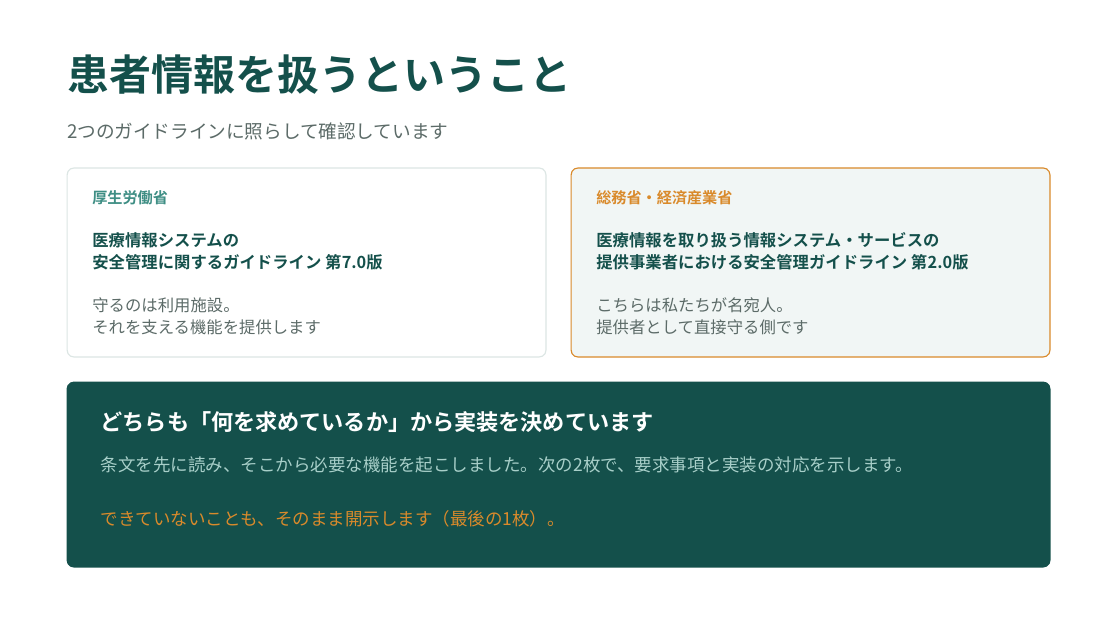
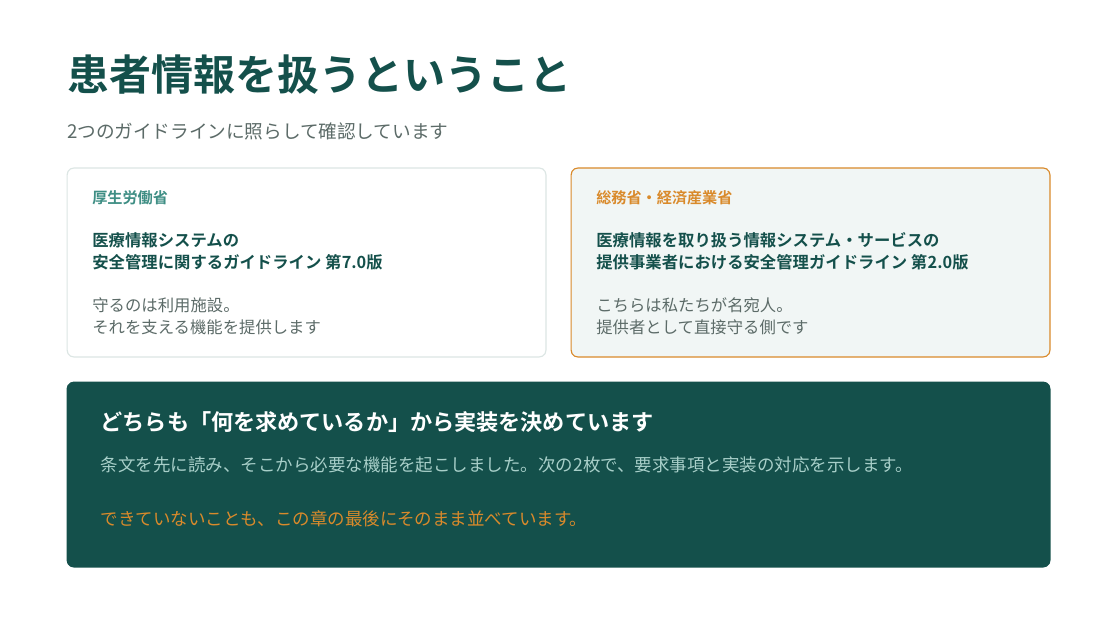
Before and after one commit to taisako082600-spec/pharmacare, a slide deck: slide 9 of PharmaCare_紹介資料.pptx. Drawn at 1120x630 pixels with LibreOffice and Linux fonts; fonts in the diff are those of the drawing. Boxes give left, top, right and bottom in pixels: in the first picture for what was removed or moved away, otherwise in the second. Text is boxed around its words. In the diff, an @@ line names an element or a change of style, - is before the commit and + after.

```diff
--- a/PharmaCare_紹介資料.pptx
+++ b/PharmaCare_紹介資料.pptx
@@ text at (101, 510, 588, 527): text changed @@
-できていないことも、そのまま開示します（最後の1枚）。
+できていないことも、この章の最後にそのまま並べています。
```
Also in this commit, not shown: 2 other slides changed, 1 slide added, 3 other files.
